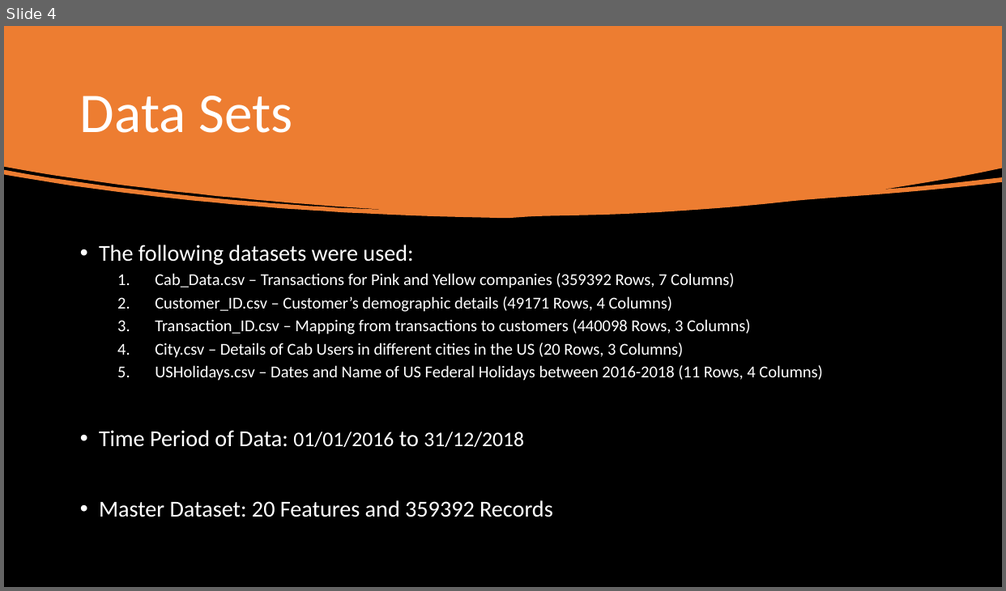
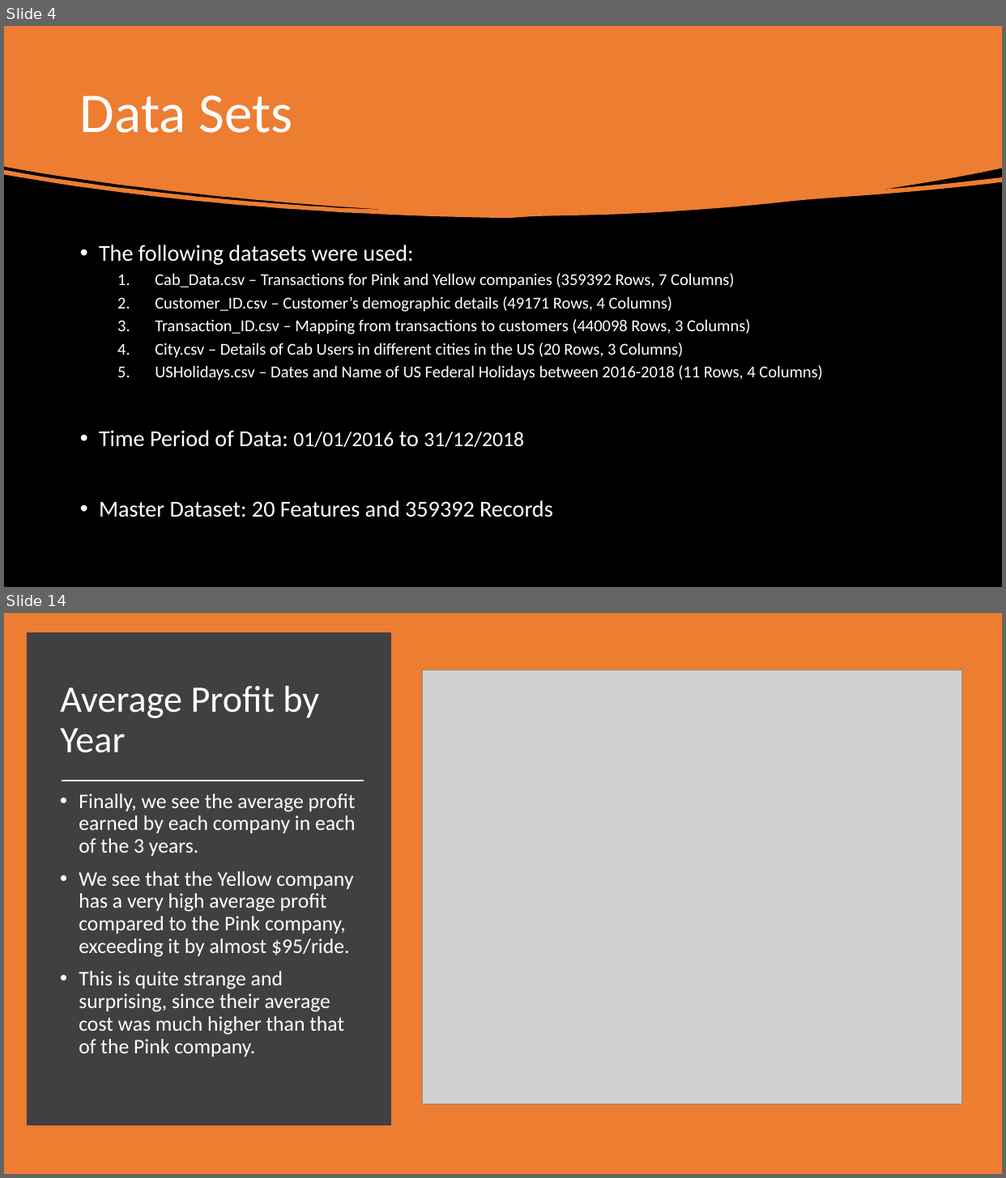
Before and after one commit to udbhavbalaji/G2M-Cab-Investment, a slide deck: G2M-Case Study.pptx. Shown one above the other, each under a label of ours: slide 4 before the commit, slides 4 and 14 after it; the slides between them are not shown. The pictures are 1006x591 and 1006x1178 pixels, drawn with LibreOffice and Linux fonts; fonts in the diff are those of the drawing; grey boxes stand for pictures. Boxes give left, top, right and bottom in pixels: in the first picture for what was removed or moved away, otherwise in the second. Text is boxed around its words. In the diff, an @@ line names an element or a change of style, - is before the commit and + after.

```diff
--- a/G2M-Case Study.pptx
+++ b/G2M-Case Study.pptx
@@ slide 14 added at [4, 613, 1002, 1174], background #ED7D31 @@
@@ rectangle added at [32, 637, 386, 1121], fill #404040, outline #404040 10 pt @@
@@ picture added at [423, 670, 962, 1105] @@
@@ title added at [60, 686, 319, 753], 36 pt, text #FFFFFF @@
+Average Profit by Year
@@ line added from (62, 781) to (364, 781), #E7E6E6 1.75 pt @@
@@ text added at [79, 794, 356, 1057], 20 pt, text #FFFFFF @@
+• Finally, we see the average profit earned by each company in each of the 3 years.
+• We see that the Yellow company has a very high average profit compared to the Pink company, exceeding it by almost $95/ride.
+• This is quite strange and surprising, since their average cost was much higher than that of the Pink company.
```
Also in this commit, not shown: 4 slides changed, 9 other slides added, 1 slide removed, 2 other files.
